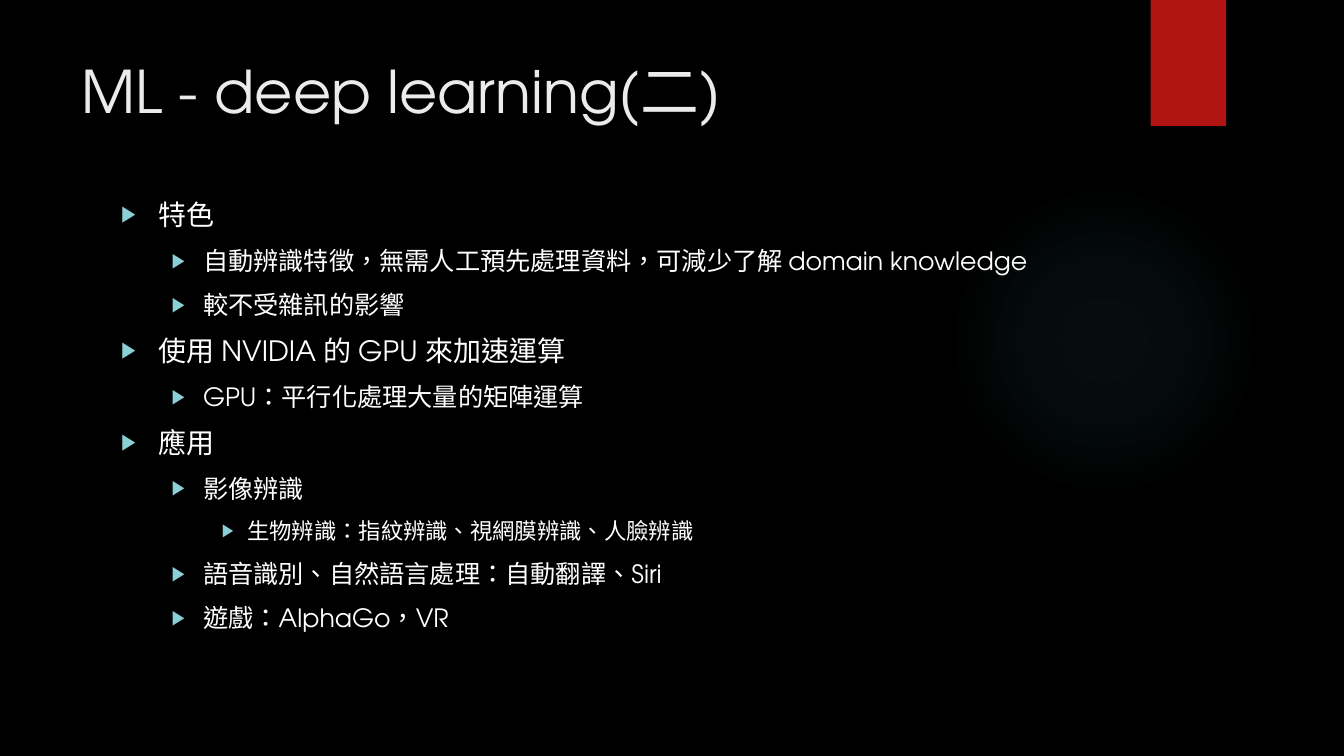
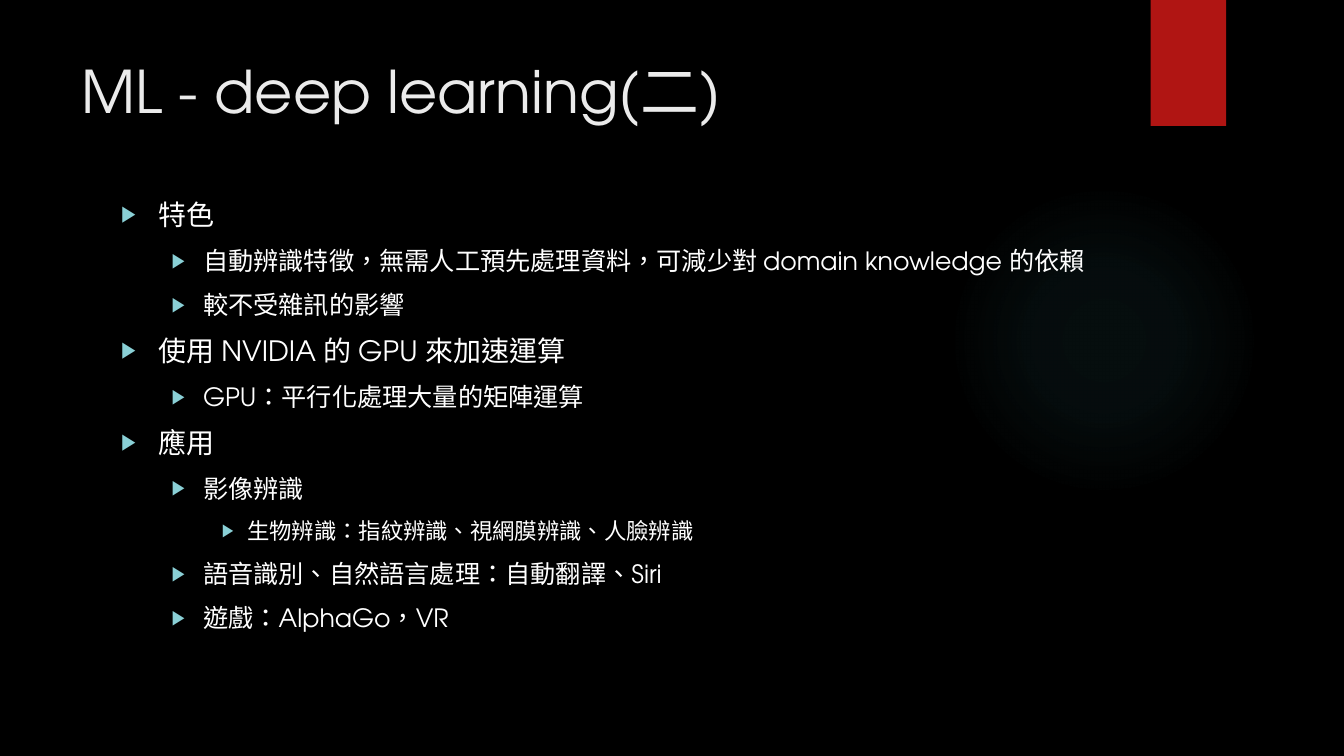
Before and after one commit to vincentman/machinelearn_my, a slide deck: slide 23 of machine learning introduction.pptx. Drawn at 1344x756 pixels with LibreOffice and Linux fonts; fonts in the diff are those of the drawing; background and template pictures are left out. Boxes give left, top, right and bottom in pixels: in the first picture for what was removed or moved away, otherwise in the second. Text is boxed around its words. In the diff, an @@ line names an element or a change of style, - is before the commit and + after.

Commit message:
update pdf

```diff
--- a/machine learning introduction.pptx
+++ b/machine learning introduction.pptx
@@ text at (203, 248, 1085, 276): text changed @@
-  ▶ 自動辨識特徵，無需人工預先處理資料，可減少了解 domain knowledge
+  ▶ 自動辨識特徵，無需人工預先處理資料，可減少對 domain knowledge 的依賴
```
Also in this commit, not shown: 1 other slide changed.
